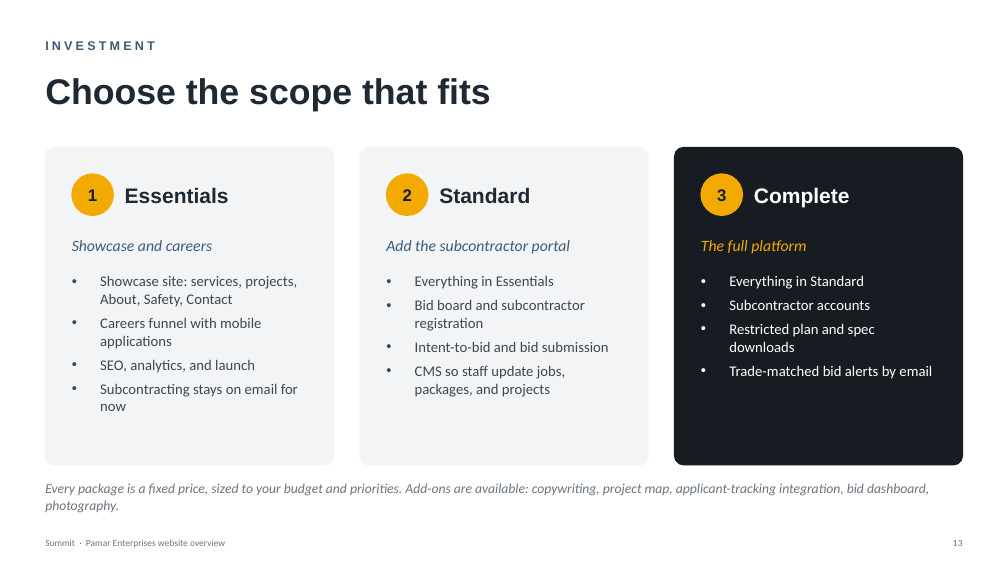
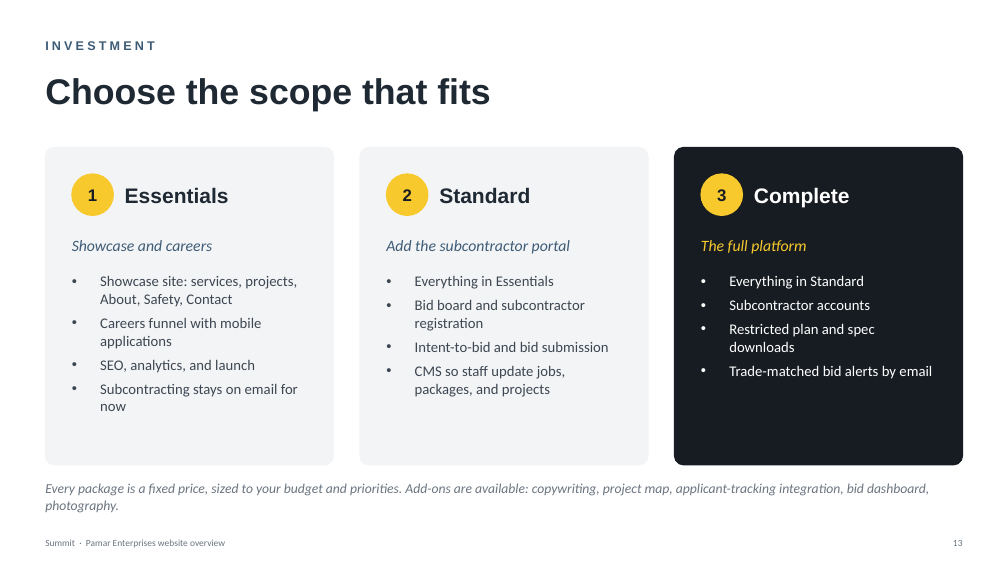
Before and after one commit to ryankolean/pamar, a slide deck: slide 13 of docs/proposal/Pamar_Website_Discovery_Deck.pptx. Drawn at 1008x567 pixels with LibreOffice and Linux fonts; fonts in the diff are those of the drawing. Boxes give left, top, right and bottom in pixels: in the first picture for what was removed or moved away, otherwise in the second. Text is boxed around its words. In the diff, an @@ line names an element or a change of style, - is before the commit and + after.

```diff
--- a/docs/proposal/Pamar_Website_Discovery_Deck.pptx
+++ b/docs/proposal/Pamar_Website_Discovery_Deck.pptx
@@ fill #F2A900 to #F7C92D; outline #F2A900 1 pt to #F7C92D 1 pt in 3 elements at (72,174,113,216), (386,174,428,216), (701,174,743,216) @@
@@ text "The full platform" at (701,240,806,254): text colour #F2A900 to #F7C92D @@
```
Also in this commit, not shown: 13 other slides changed, 1 other file.
